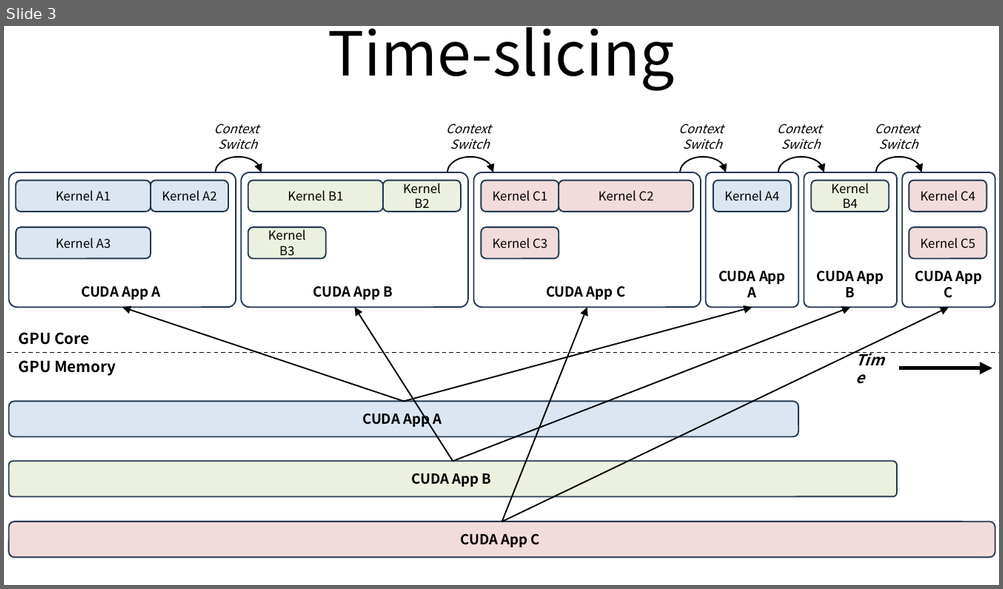
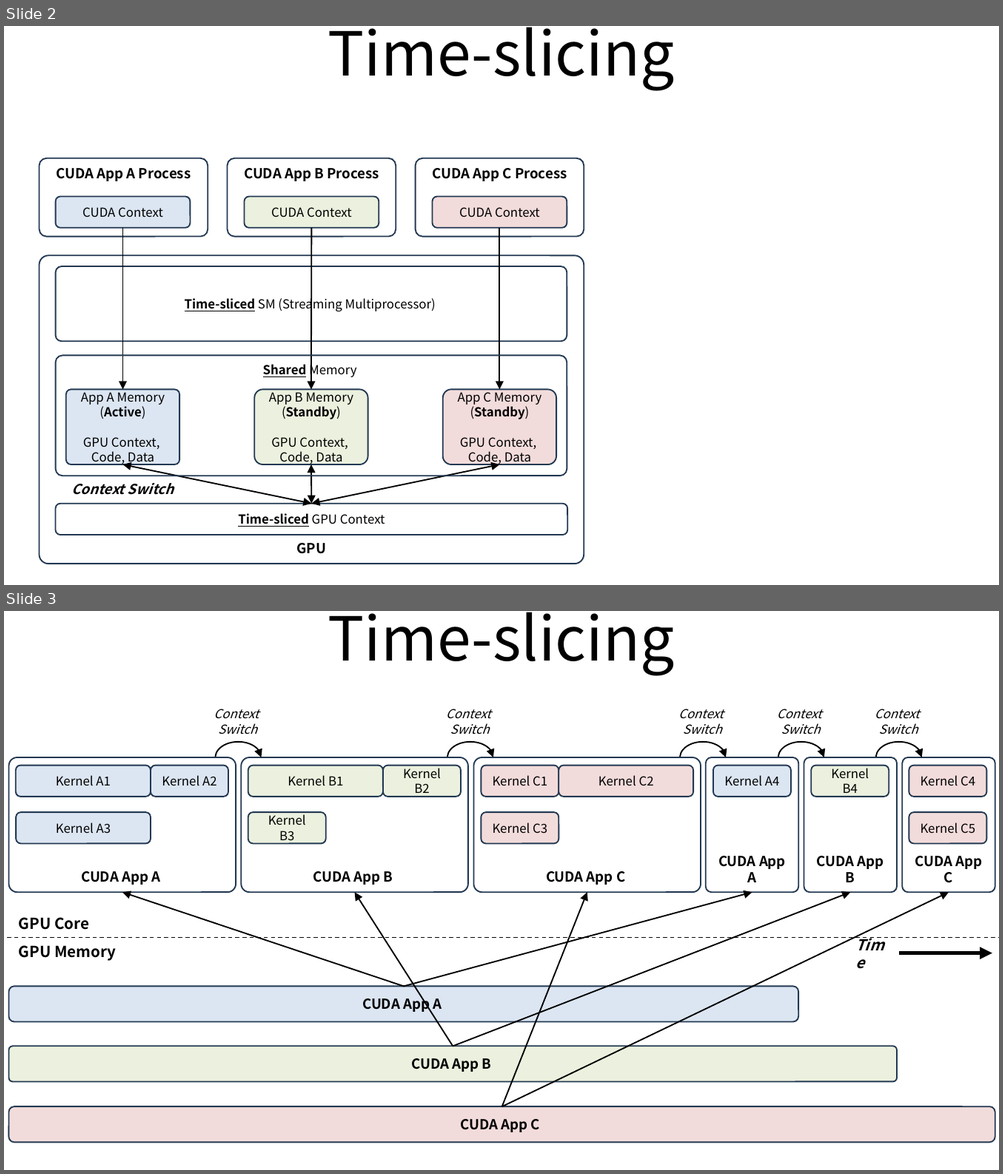
Before and after one commit to ssup2/blog-software, a slide deck: content/docs/theory-analysis/nvidia-gpu-sharing/images/images.pptx. Shown one above the other, each under a label of ours: slide 3 before the commit, slides 2 and 3 after it. The pictures are 1003x589 and 1003x1174 pixels, drawn with LibreOffice and Linux fonts; fonts in the diff are those of the drawing. Boxes give left, top, right and bottom in pixels: in the first picture for what was removed or moved away, otherwise in the second. Text is boxed around its words. In the diff, an @@ line names an element or a change of style, - is before the commit and + after.

```diff
--- a/content/docs/theory-analysis/nvidia-gpu-sharing/images/images.pptx
+++ b/content/docs/theory-analysis/nvidia-gpu-sharing/images/images.pptx
@@ slide 2 added at (4, 26, 999, 585), background #FFFFFF @@
@@ text added at (328, 27, 674, 91), 44 pt, text #000000 @@
+Time-slicing
@@ rounded rectangle added at (39, 158, 207, 237), outline #233953 1 pt, 10 pt, text #000000, bold @@
+CUDA App A Process
@@ rounded rectangle added at (227, 158, 395, 237), outline #233953 1 pt, 10 pt, text #000000, bold @@
+CUDA App B Process
@@ rounded rectangle added at (415, 158, 583, 237), outline #233953 1 pt, 10 pt, text #000000, bold @@
+CUDA App C Process
@@ rounded rectangle added at (56, 197, 190, 228), fill #DCE6F2, outline #233953 1 pt, 9 pt, text #000000 @@
+CUDA Context
@@ rounded rectangle added at (244, 197, 378, 228), fill #EBF1DE, outline #233953 1 pt, 9 pt, text #000000 @@
+CUDA Context
@@ rounded rectangle added at (432, 197, 566, 228), fill #F2DCDB, outline #233953 1 pt, 9 pt, text #000000 @@
+CUDA Context
@@ arrow added from (122, 228) to (122, 390), #000000 1 pt @@
@@ arrow added from (311, 228) to (311, 390), #000000 1 pt @@
@@ arrow added from (499, 228) to (499, 390), #000000 1 pt @@
@@ rounded rectangle added at (39, 255, 583, 564), outline #233953 1 pt, 10 pt, text #000000, bold @@
+GPU
@@ rounded rectangle added at (56, 266, 567, 341), outline #233953 1 pt, 9 pt, text #000000 @@
+Time-sliced SM (Streaming Multiprocessor)
@@ rounded rectangle added at (56, 355, 567, 475), outline #233953 1 pt, 9 pt, text #000000, bold, underline @@
+Shared Memory
@@ rounded rectangle added at (65, 390, 179, 466), fill #DCE6F2, outline #233953 1 pt, 9 pt, text #000000 @@
+App A Memory
+(Active)
+GPU Context,
+Code, Data
@@ rounded rectangle added at (255, 390, 368, 466), fill #EBF1DE, outline #233953 1 pt, 9 pt, text #000000 @@
+App B Memory
+(Standby)
+GPU Context,
+Code, Data
@@ rounded rectangle added at (443, 390, 556, 466), fill #F2DCDB, outline #233953 1 pt, 9 pt, text #000000 @@
+App C Memory
+(Standby)
+GPU Context,
+Code, Data
@@ double arrow added from (122, 465) to (311, 503), #000000 1 pt @@
@@ double arrow added from (311, 465) to (311, 503), #000000 1 pt @@
@@ double arrow added from (499, 465) to (311, 503), #000000 1 pt @@
@@ text added at (71, 483, 174, 495), 10 pt, text #000000, bold, italic @@
+Context Switch
@@ rounded rectangle added at (56, 503, 568, 534), outline #233953 1 pt, 9 pt, text #000000, bold, underline @@
+Time-sliced GPU Context
```
Also in this commit, not shown: 1 slide changed, 3 other slides added.
